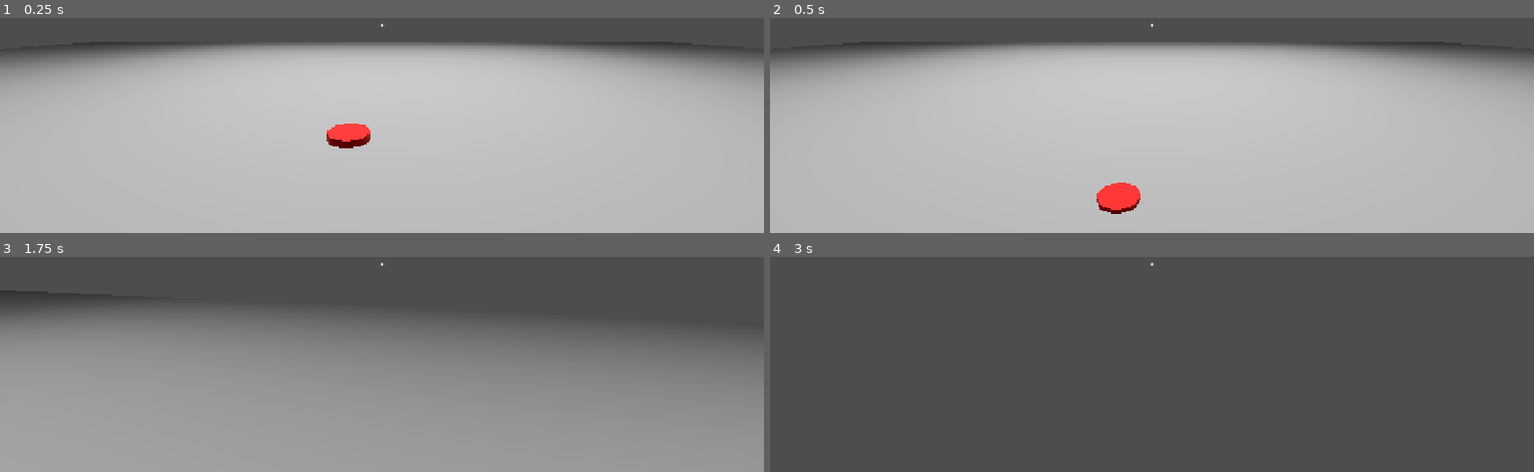
Above: before the commit, frames 1-4 (two rows, left to right).
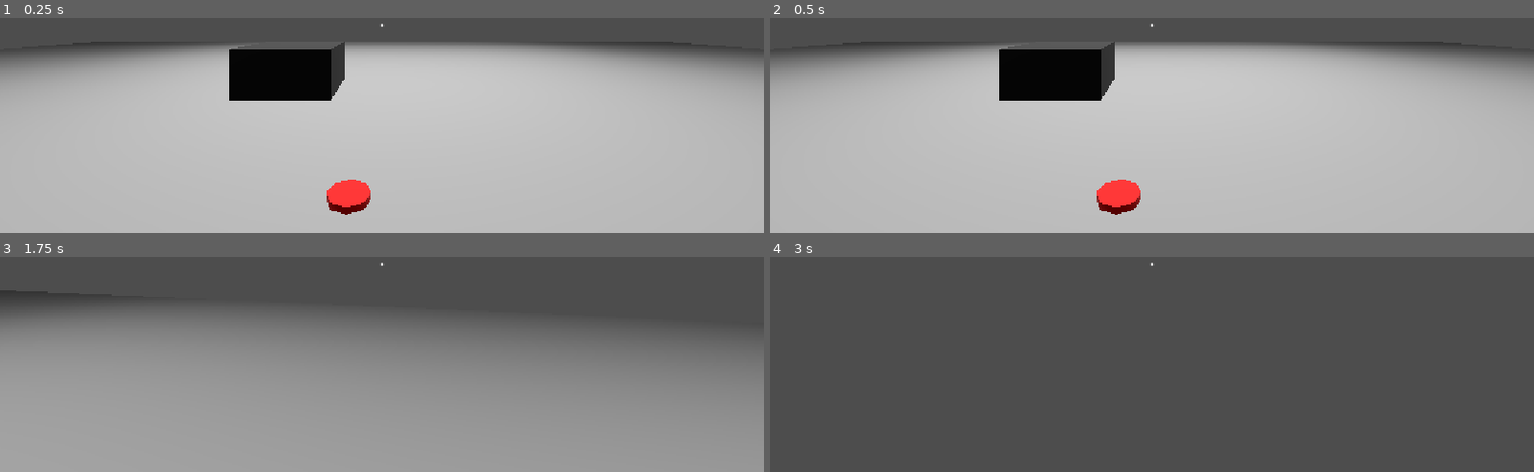
Above: after the commit, the same moments.

Repository: AlexLietha/Slacker
Game: Godot game, scene res://Scenes/test.tscn
Two runs of this game, one before a commit and one after it. Both use one fixed random seed, a clock stepped at 60 frames per second and the inputs below. The project has no main scene, so this scene is started directly.
Inputs (mouse positions are in pixels of both pictures, inside the frame that each line leads up to):
- Up to frame 1 (0.25 s): no input
- Up to frame 2 (0.5 s): no input
- Up to frame 3 (1.75 s): move the mouse to (outside the picture) at 0.52 s; hold W (moveForward) from 0.53 s (still down); tap E (interact) at 0.6, 1.35 s; move the mouse to (343, 259) at 1.27 s
- Up to frame 4 (3 s): keep holding W (moveForward); move the mouse to (outside the picture) at 2.02 s; tap E (interact) at 2.1, 2.85 s; tap Enter at 2.75 s; move the mouse to (1144, 265) at 2.77 s

The runs differ from the first frame. In frame 1, 5.1% of the frame differs, in the area x 11-89%, y 11-92%; in frame 2, 4.0%; in frame 3, less than 0.1%; in frame 4, nothing differs.

Commit message:
new interact method and start of grill

Diff:
--- a/slacker/Scenes/grabbable_object.tscn
+++ b/slacker/Scenes/grabbable_object.tscn
@@ -12,6 +12,7 @@
 albedo_color = Color(1, 0, 0, 1)
 
 [node name="grabbableObject" type="RigidBody3D" unique_id=844689755 node_paths=PackedStringArray("interactableComponent", "grabbableComponent")]
+collision_layer = 3
 script = ExtResource("1_g5dvv")
 interactableComponent = NodePath("InteractableComponent")
 grabbableComponent = NodePath("GrabbableComponent")
--- /dev/null
+++ b/slacker/Scenes/grill.tscn
@@ -0,0 +1,22 @@
+[gd_scene format=3 uid="uid://csl4s4fsyxjxk"]
+
+[ext_resource type="Script" uid="uid://8hid0kygyi71" path="res://Scripts/interactible_component.gd" id="1_2s3s1"]
+
+[sub_resource type="StandardMaterial3D" id="StandardMaterial3D_qc4db"]
+albedo_color = Color(0.012617188, 0.012617188, 0.012617188, 1)
+
+[sub_resource type="BoxShape3D" id="BoxShape3D_7jh4o"]
+size = Vector3(1, 0.5, 1)
+
+[node name="Grill" type="StaticBody3D" unique_id=1864087979]
+collision_layer = 3
+
+[node name="InteractableComponent" type="Node" parent="." unique_id=1108265130]
+script = ExtResource("1_2s3s1")
+
+[node name="CSGBox3D" type="CSGBox3D" parent="." unique_id=1183098024]
+size = Vector3(1, 0.5, 1)
+material = SubResource("StandardMaterial3D_qc4db")
+
+[node name="CollisionShape3D2" type="CollisionShape3D" parent="." unique_id=646002620]
+shape = SubResource("BoxShape3D_7jh4o")
--- a/slacker/Scenes/player.tscn
+++ b/slacker/Scenes/player.tscn
@@ -16,6 +16,7 @@
 [node name="Interaction Range" type="RayCast3D" parent="Camera3D" unique_id=1386856921]
 transform = Transform3D(1, 0, 0, 0, 1, 0, 0, 0, 1, 0, 0, -0.09092179)
 target_position = Vector3(0, 0, -3)
+collision_mask = 2
 script = ExtResource("1_3vyb7")
 
 [node name="Body" type="Node3D" parent="." unique_id=975716534]
@@ -38,4 +39,4 @@
 vertical_alignment = 1
 
 [node name="GrabbedObjectPosition" type="Node3D" parent="." unique_id=1229670346]
-transform = Transform3D(1, 0, 0, 0, 1, 0, 0, 0, 1, 0, 0.5835149, -0.43490535)
+transform = Transform3D(1, 0, 0, 0, 1, 0, 0, 0, 1, 0, 0.5223994, -0.27243695)
--- a/slacker/Scenes/test.tscn
+++ b/slacker/Scenes/test.tscn
@@ -2,6 +2,7 @@
 
 [ext_resource type="PackedScene" uid="uid://w1hcy6j1i0vj" path="res://Scenes/player.tscn" id="1_lc1oi"]
 [ext_resource type="PackedScene" uid="uid://be2lpldotxs4g" path="res://Scenes/grabbable_object.tscn" id="2_8od7v"]
+[ext_resource type="PackedScene" uid="uid://csl4s4fsyxjxk" path="res://Scenes/grill.tscn" id="3_qc4db"]
 
 [sub_resource type="Environment" id="Environment_7jh4o"]
 ambient_light_color = Color(1, 1, 1, 1)
@@ -9,6 +10,7 @@
 [node name="Node3D" type="Node3D" unique_id=464850409]
 
 [node name="CSGBox3D" type="CSGBox3D" parent="." unique_id=1246626760]
+transform = Transform3D(1, 0, 0, 0, 1, 0, 0, 0, 1, 0, -0.1, 0)
 use_collision = true
 size = Vector3(20, 0.2, 20)
 
@@ -24,4 +26,7 @@
 area_size = Vector2(10, 10)
 
 [node name="grabbableObject" parent="." unique_id=446894522 instance=ExtResource("2_8od7v")]
-transform = Transform3D(1, 0, 0, 0, 1, 0, 0, 0, 1, -0.1460023, 0.66756153, -1.23946)
+transform = Transform3D(1, 0, 0, 0, 1, 0, 0, 0, 1, -0.1460023, 0.0686754, -1.23946)
+
+[node name="Grill" parent="." unique_id=2077506183 instance=ExtResource("3_qc4db")]
+transform = Transform3D(1, 0, 0, 0, 1, 0, 0, 0, 1, -1, 0.25, -3.264)
--- a/slacker/Scripts/grabbable_object.gd
+++ b/slacker/Scripts/grabbable_object.gd
@@ -15,5 +15,12 @@
 	self.reparent(grabber.get_child(4))
 	self.position = Vector3.ZERO
 	self.freeze = true
-	grabber.get_child(0).get_child(0).canInteract = false
-	# Interactor will grab the object
+	#grabber.get_child(0).get_child(0).canInteract = false
+	set_collision_layer_value(2, false)
+
+
+
+func drop():
+	self.position = Vector3.ZERO
+	self.freeze = true
+	set_collision_layer_value(2, true)
--- a/slacker/Scripts/interactible_component.gd
+++ b/slacker/Scripts/interactible_component.gd
@@ -1,7 +1,7 @@
 extends Node
 class_name InteractableComponent
 
-@export var Interactible = false
+@export var Interactable = true
 signal interacted(interactor : CharacterBody3D)
 
 func Interact(interactor : CharacterBody3D):
@@ -9,7 +9,7 @@
 	print("interacted with")
 
 func SetInteractible(con : bool) -> void:
-	Interactible = con
+	Interactable = con
 
 func GetSignal() -> Signal:
 	return interacted
--- a/slacker/Scripts/interaction.gd
+++ b/slacker/Scripts/interaction.gd
@@ -5,15 +5,9 @@
 func _process(_delta: float) -> void:
 	var collider = get_collider()
 
-
-	if collider == InteractableComponent:
-		print(get_collider().get_class())
-
-
-
 	if Input.is_action_just_pressed("interact") and canInteract:
 		if collider:
 			var interactable = collider.get_node_or_null("InteractableComponent")
 
-			if interactable:
+			if interactable and interactable.Interactable:
 				interactable.Interact(self.get_parent().get_parent())
--- a/slacker/project.godot
+++ b/slacker/project.godot
@@ -53,6 +53,11 @@
 ]
 }
 
+[layer_names]
+
+3d_physics/layer_1="normal"
+3d_physics/layer_2="player raycast"
+
 [physics]
 
 3d/physics_engine="Jolt Physics"
